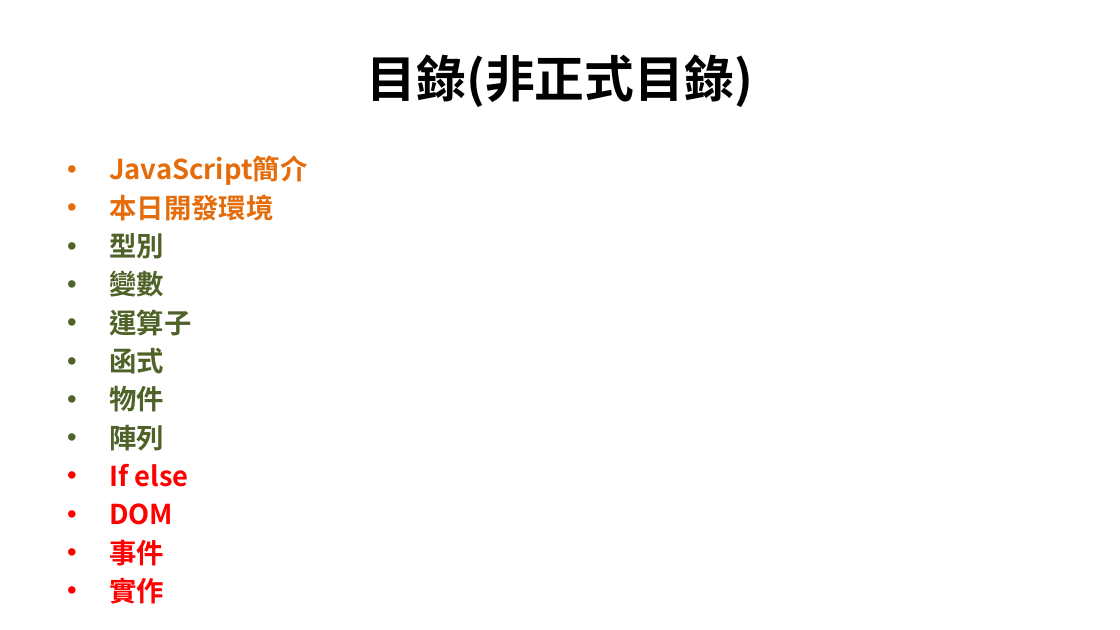
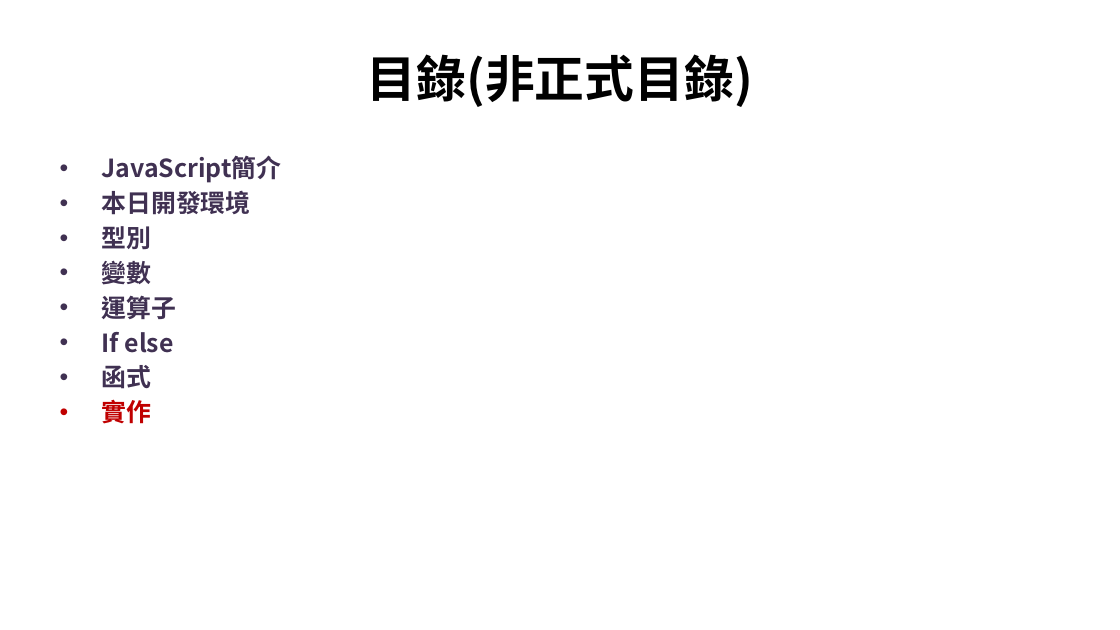
Before and after one commit to allen8101070/JavaScript-PPT, a slide deck: slide 2 of javaScript.pptx. Drawn at 1120x630 pixels with LibreOffice and Linux fonts; fonts in the diff are those of the drawing; background and template pictures are left out. Boxes give left, top, right and bottom in pixels: in the first picture for what was removed or moved away, otherwise in the second. Text is boxed around its words. In the diff, an @@ line names an element or a change of style, - is before the commit and + after.

```diff
--- a/javaScript.pptx
+++ b/javaScript.pptx
@@ text "JavaScript簡介": place and size @@
-text "JavaScript簡介" at (109,155,307,566)
+text "JavaScript簡介" at (102,155,282,424)
@@ text at (102,155,282,424): size 17.6 to 16 pt in "JavaScript簡介", "本日開發環境", "型別", "變數" and 3 more places; text colour #E46C0A to #403152 in "JavaScript簡介", "本日開發環境"; text colour #4F6228 to #403152 in "型別", "變數", "運算子", "函式"; text colour #FF0000 to #C00000 in "實作" @@
@@ text at (102,332,174,353): paragraph added @@
+• If else
@@ text at (109,385,189,566): paragraphs removed @@
-• 物件
-• 陣列
-• If else
-• DOM
-• 事件
```
Also in this commit, not shown: 12 other slides changed, 12 slides added, 10 slides removed, 1 other file.
